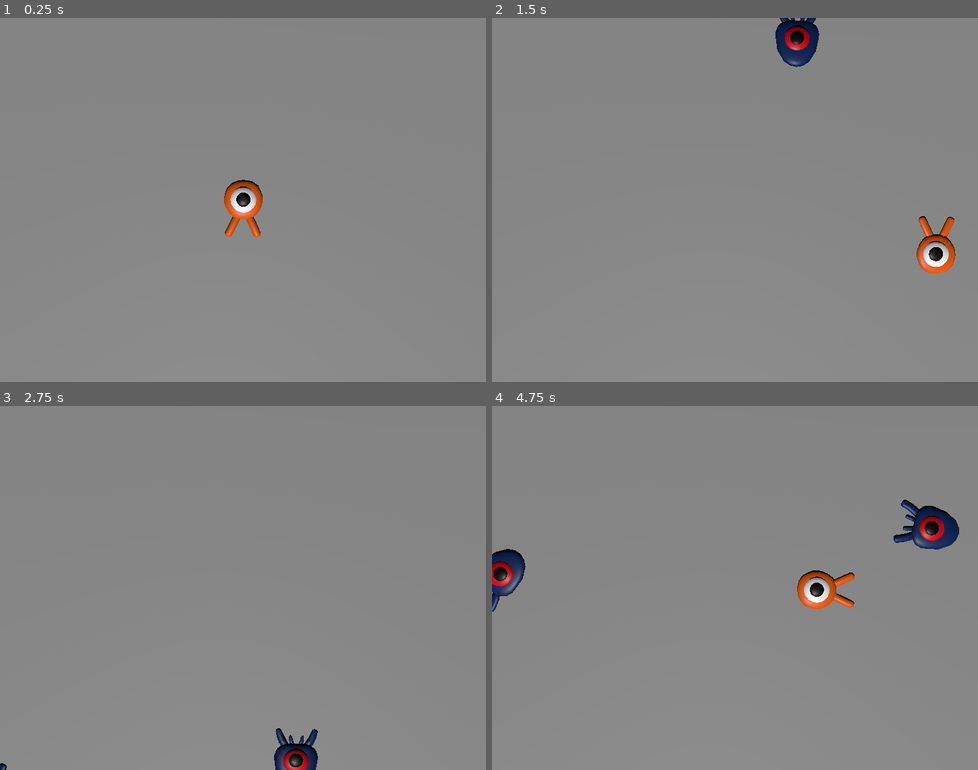
Above: before the commit, frames 1-4 (two rows, left to right).
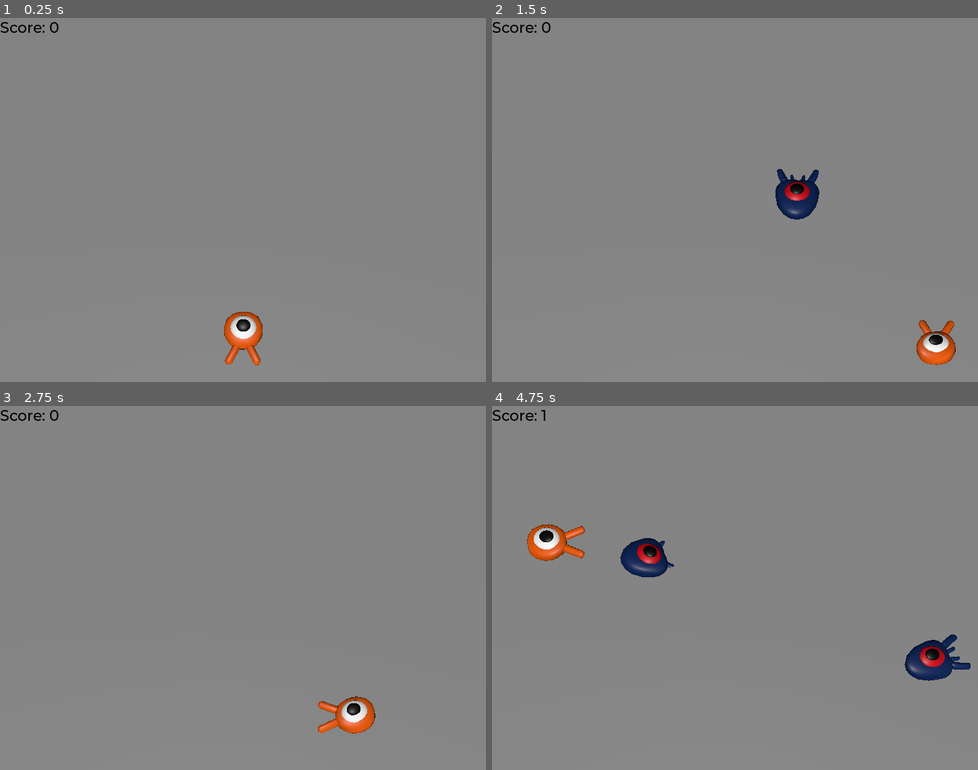
Above: after the commit, the same moments.

Repository: ThomasAstete/juego-3d-godot
Game: Godot game, scene res://Scenes/Main.tscn
The game is run twice, just before and just after one commit, with the same random seed, the same clock (stepped at 60 frames per second) and the same inputs. Before the commit the project has no main scene; this scene is started directly in both runs.
Inputs:
- Up to frame 1 (0.25 s): no input
- Up to frame 2 (1.5 s): tap Enter (ui_accept) at 0.5 s; hold D (move_right) 0.53-1.28 s; hold Enter (ui_accept) 0.53-1.28 s; tap Space (jump) at 0.77, 0.8, 1.07, 1.35 s; hold S (move_back) from 1.28 s (still down)
- Up to frame 3 (2.75 s): tap Space (jump) at 1.52, 1.82, 2.3 s; tap Enter (ui_accept) at 1.55 s; release S (move_back) at 2.03 s; hold D (move_right) from 2.03 s (still down); hold Enter (ui_accept) from 2.03 s (still down)
- Up to frame 4 (4.75 s): release D (move_right) at 2.78 s; release Enter (ui_accept) at 2.78 s; hold W (move_forward) 2.78-3.53 s; tap Enter (ui_accept) at 2.85, 4.35 s; tap Space (jump) at 3.02, 3.32, 3.6, 3.77, 4.07, 4.52 s; hold A (move_left) from 3.53 s (still down)

The runs differ from the first frame. In frame 1, 1.8% of the frame differs, in the area x 0-55%, y 1-96%; in frame 2, 3.5%; in frame 3, 1.7%; in frame 4, 5.5%, in the area x 0-99%, y 1-76%.

Commit message:
Add UI, scoring, and music to main scene
Introduces a user interface with score tracking and retry functionality, connects mob squashing to score updates, and adds background music via autoload. Player and mob scenes now include animation and collision improvements, and main scene logic handles game over and restart.

Diff:
--- a/Scenes/Main.tscn
+++ b/Scenes/Main.tscn
@@ -1,8 +1,10 @@
-[gd_scene load_steps=9 format=3 uid="uid://cwus0mpguw1f"]
+[gd_scene load_steps=12 format=3 uid="uid://cwus0mpguw1f"]
 
 [ext_resource type="Script" uid="uid://babbbnala8wib" path="res://Scripts/main.gd" id="1_kln2b"]
 [ext_resource type="PackedScene" uid="uid://b0axqhpp5uhdq" path="res://Scenes/Player.tscn" id="1_r150o"]
 [ext_resource type="PackedScene" uid="uid://chd0r7wsjew7k" path="res://Scenes/Mob.tscn" id="2_rgh2o"]
+[ext_resource type="FontFile" uid="uid://6bqnxu86fhwi" path="res://Assets/Fonts/Montserrat-Medium.ttf" id="4_pbw6q"]
+[ext_resource type="Script" uid="uid://cli8uot7elupw" path="res://Scripts/score_label.gd" id="5_v1gob"]
 
 [sub_resource type="BoxShape3D" id="BoxShape3D_c1w88"]
 size = Vector3(60, 2, 60)
@@ -23,6 +25,10 @@
 "tilts": PackedFloat32Array(0, 0, 0, 0)
 }
 point_count = 4
+
+[sub_resource type="Theme" id="Theme_kln2b"]
+default_font = ExtResource("4_pbw6q")
+default_font_size = 22
 
 [node name="Main" type="Node3D"]
 script = ExtResource("1_kln2b")
@@ -49,7 +55,7 @@
 transform = Transform3D(1, 0, 0, 0, 0.70710677, 0.70710677, 0, -0.70710677, 0.70710677, 0, 0, 0)
 
 [node name="Camera3D" type="Camera3D" parent="CameraPivot"]
-transform = Transform3D(1, 0, 0, 0, 0.70710677, 0.70710677, 0, -0.70710677, 0.70710677, 0, 10, 10)
+transform = Transform3D(1, 0, 0, 0, 0.96959937, 0.2446982, 0, -0.2446982, 0.96959937, 0, 9.884502, 10.115501)
 projection = 1
 size = 19.0
 
@@ -81,4 +87,46 @@
 wait_time = 0.5
 autostart = true
 
+[node name="UserInterface" type="Control" parent="."]
+layout_mode = 3
+anchors_preset = 15
+anchor_right = 1.0
+anchor_bottom = 1.0
+grow_horizontal = 2
+grow_vertical = 2
+theme = SubResource("Theme_kln2b")
+
+[node name="ScoreLabel" type="Label" parent="UserInterface"]
+layout_mode = 0
+offset_right = 40.0
+offset_bottom = 23.0
+theme_override_colors/font_color = Color(0, 0, 0, 1)
+text = "Score: 0"
+script = ExtResource("5_v1gob")
+
+[node name="Retry" type="ColorRect" parent="UserInterface"]
+layout_mode = 1
+anchors_preset = 15
+anchor_right = 1.0
+anchor_bottom = 1.0
+grow_horizontal = 2
+grow_vertical = 2
+color = Color(0, 0, 0, 1)
+
+[node name="Label" type="Label" parent="UserInterface/Retry"]
+layout_mode = 1
+anchors_preset = 8
+anchor_left = 0.5
+anchor_top = 0.5
+anchor_right = 0.5
+anchor_bottom = 0.5
+offset_left = -169.0
+offset_top = -14.0
+offset_right = 169.0
+offset_bottom = 14.0
+grow_horizontal = 2
+grow_vertical = 2
+text = "Presiona Enter para reintentar"
+
+[connection signal="hit" from="Player" to="." method="_on_player_hit"]
 [connection signal="timeout" from="MobTimer" to="." method="_on_mob_timer_timeout"]
--- a/Scenes/Mob.tscn
+++ b/Scenes/Mob.tscn
@@ -1,10 +1,44 @@
-[gd_scene load_steps=4 format=3 uid="uid://chd0r7wsjew7k"]
+[gd_scene load_steps=6 format=3 uid="uid://chd0r7wsjew7k"]
 
 [ext_resource type="Script" uid="uid://bg606f8jfk48x" path="res://Scripts/mob.gd" id="1_u8nqw"]
 [ext_resource type="PackedScene" uid="uid://dxjcyb07h2ix3" path="res://Assets/models/mob.glb" id="2_b44se"]
 
 [sub_resource type="BoxShape3D" id="BoxShape3D_ypr7k"]
 size = Vector3(2, 0.9, 2)
+
+[sub_resource type="Animation" id="Animation_hl1v2"]
+resource_name = "float"
+length = 1.2
+loop_mode = 1
+tracks/0/type = "value"
+tracks/0/imported = false
+tracks/0/enabled = true
+tracks/0/path = NodePath("Pivot/Character:position")
+tracks/0/interp = 1
+tracks/0/loop_wrap = true
+tracks/0/keys = {
+"times": PackedFloat32Array(0.3, 0.7, 1.2),
+"transitions": PackedFloat32Array(0.4204483, 2.0705302, 1),
+"update": 0,
+"values": [Vector3(0, 0, 0), Vector3(0, 0.65, 0), Vector3(0, 0.35, 0)]
+}
+tracks/1/type = "value"
+tracks/1/imported = false
+tracks/1/enabled = true
+tracks/1/path = NodePath("Pivot/Character:rotation")
+tracks/1/interp = 1
+tracks/1/loop_wrap = true
+tracks/1/keys = {
+"times": PackedFloat32Array(0.1, 0.5, 1.2),
+"transitions": PackedFloat32Array(0.4204483, 0.4352752, 1),
+"update": 0,
+"values": [Vector3(0, 0, 0), Vector3(0.13962634, 0, 0), Vector3(-0.15707964, 0, 0)]
+}
+
+[sub_resource type="AnimationLibrary" id="AnimationLibrary_e2krv"]
+_data = {
+&"float": SubResource("Animation_hl1v2")
+}
 
 [node name="Mob" type="CharacterBody3D" groups=["mob"]]
 collision_layer = 2
@@ -22,4 +56,9 @@
 [node name="VisibleOnScreenNotifier3D" type="VisibleOnScreenNotifier3D" parent="."]
 aabb = AABB(-1.25, -0.25, -1.35, 2.5, 1.2, 3.3)
 
+[node name="AnimationPlayer" type="AnimationPlayer" parent="."]
+libraries = {
+&"": SubResource("AnimationLibrary_e2krv")
+}
+
 [connection signal="screen_exited" from="VisibleOnScreenNotifier3D" to="." method="_on_visible_on_screen_notifier_3d_screen_exited"]
--- /dev/null
+++ b/Scenes/Music_player.tscn
@@ -0,0 +1,7 @@
+[gd_scene load_steps=2 format=3 uid="uid://drh5vyimjuixn"]
+
+[ext_resource type="AudioStream" uid="uid://laqstftc2svj" path="res://Assets/music/House In a Forest Loop.ogg" id="1_ia3ud"]
+
+[node name="MusicPlayer" type="AudioStreamPlayer"]
+stream = ExtResource("1_ia3ud")
+autoplay = true
--- a/Scenes/Player.tscn
+++ b/Scenes/Player.tscn
@@ -1,10 +1,76 @@
-[gd_scene load_steps=4 format=3 uid="uid://b0axqhpp5uhdq"]
+[gd_scene load_steps=8 format=3 uid="uid://b0axqhpp5uhdq"]
 
 [ext_resource type="Script" uid="uid://oev8cum3xqdx" path="res://Scripts/player.gd" id="1_kyqiw"]
 [ext_resource type="PackedScene" uid="uid://dwaciq7d46316" path="res://Assets/models/player.glb" id="1_rpqav"]
 
 [sub_resource type="SphereShape3D" id="SphereShape3D_rpqav"]
 radius = 0.8
+
+[sub_resource type="CylinderShape3D" id="CylinderShape3D_kyqiw"]
+height = 0.29166222
+radius = 1.1137695
+
+[sub_resource type="Animation" id="Animation_kyqiw"]
+resource_name = "float"
+length = 1.2
+loop_mode = 1
+tracks/0/type = "value"
+tracks/0/imported = false
+tracks/0/enabled = true
+tracks/0/path = NodePath("Pivot/Character:position")
+tracks/0/interp = 1
+tracks/0/loop_wrap = true
+tracks/0/keys = {
+"times": PackedFloat32Array(0.3, 0.7, 1.2),
+"transitions": PackedFloat32Array(0.4204483, 2.0705302, 1),
+"update": 0,
+"values": [Vector3(0, 0, 0), Vector3(0, 0.65, 0), Vector3(0, 0.35, 0)]
+}
+tracks/1/type = "value"
+tracks/1/imported = false
+tracks/1/enabled = true
+tracks/1/path = NodePath("Pivot/Character:rotation")
+tracks/1/interp = 1
+tracks/1/loop_wrap = true
+tracks/1/keys = {
+"times": PackedFloat32Array(0.1, 0.5, 1.2),
+"transitions": PackedFloat32Array(0.4204483, 0.4352752, 1),
+"update": 0,
+"values": [Vector3(0, 0, 0), Vector3(0.13962634, 0, 0), Vector3(-0.15707964, 0, 0)]
+}
+
+[sub_resource type="Animation" id="Animation_gntrk"]
+length = 0.001
+tracks/0/type = "value"
+tracks/0/imported = false
+tracks/0/enabled = true
+tracks/0/path = NodePath("Pivot/Character:position")
+tracks/0/interp = 1
+tracks/0/loop_wrap = true
+tracks/0/keys = {
+"times": PackedFloat32Array(0),
+"transitions": PackedFloat32Array(1),
+"update": 0,
+"values": [Vector3(0, 0, 0)]
+}
+tracks/1/type = "value"
+tracks/1/imported = false
+tracks/1/enabled = true
+tracks/1/path = NodePath("Pivot/Character:rotation")
+tracks/1/interp = 1
+tracks/1/loop_wrap = true
+tracks/1/keys = {
+"times": PackedFloat32Array(0),
+"transitions": PackedFloat32Array(1),
+"update": 0,
+"values": [Vector3(0, 0, 0)]
+}
+
+[sub_resource type="AnimationLibrary" id="AnimationLibrary_dewec"]
+_data = {
+&"RESET": SubResource("Animation_gntrk"),
+&"float": SubResource("Animation_kyqiw")
+}
 
 [node name="Player" type="CharacterBody3D"]
 collision_mask = 6
@@ -17,4 +83,22 @@
 
 [node name="CollisionShape3D" type="CollisionShape3D" parent="."]
 transform = Transform3D(1, 0, 0, 0, 1, 0, 0, 0, 1, 0, 0.8, 0)
+visible = false
 shape = SubResource("SphereShape3D_rpqav")
+
+[node name="MobDetector" type="Area3D" parent="."]
+collision_layer = 0
+collision_mask = 2
+monitorable = false
+
+[node name="CollisionShape3D" type="CollisionShape3D" parent="MobDetector"]
+transform = Transform3D(1, 0, 0, 0, 1, 0, 0, 0, 1, 0, 0.566514, 0)
+shape = SubResource("CylinderShape3D_kyqiw")
+
+[node name="AnimationPlayer" type="AnimationPlayer" parent="."]
+libraries = {
+&"": SubResource("AnimationLibrary_dewec")
+}
+autoplay = "float"
+
+[connection signal="body_entered" from="MobDetector" to="." method="_on_mob_detector_body_entered"]
--- a/Scripts/main.gd
+++ b/Scripts/main.gd
@@ -11,3 +11,15 @@
 	mob.initialize(mob_spawn_location.position, player_position)
 
 	add_child(mob)
+	mob.squashed.connect($UserInterface/ScoreLabel._on_mob_squashed.bind())
+
+func _on_player_hit() -> void:
+	$MobTimer.stop()
+	$UserInterface/Retry.show()
+
+func _ready():
+	$UserInterface/Retry.hide()
+
+func _unhandled_input(event):
+	if event.is_action_pressed("ui_accept") and $UserInterface/Retry.visible:
+		get_tree().reload_current_scene()
--- a/Scripts/mob.gd
+++ b/Scripts/mob.gd
@@ -1,9 +1,11 @@
 extends CharacterBody3D
-
-signal squashed
 
 @export var min_speed = 10
 @export var max_speed = 18
+
+signal squashed
+func _physics_process(_delta):
+	move_and_slide()
 
 func initialize(start_position, player_position):
 	look_at_from_position(start_position, player_position, Vector3.UP)
@@ -13,9 +15,7 @@
 	velocity = Vector3.FORWARD * random_speed
 	velocity = velocity.rotated(Vector3.UP, rotation.y)
 
-
-func _physics_process(_delta):
-	move_and_slide()
+	$AnimationPlayer.speed_scale = random_speed / min_speed
 
 func _on_visible_on_screen_notifier_3d_screen_exited() -> void:
 	queue_free()
--- a/Scripts/player.gd
+++ b/Scripts/player.gd
@@ -1,4 +1,6 @@
 extends CharacterBody3D
+
+signal hit
 
 @export var speed = 14
 @export var fall_acceleration = 75
@@ -21,6 +23,9 @@
 	if direction != Vector3.ZERO:
 		direction = direction.normalized()
 		$Pivot.basis = Basis.looking_at(direction)
+		$AnimationPlayer.speed_scale = 4
+	else:
+		$AnimationPlayer.speed_scale = 1
 
 	target_velocity.x = direction.x * speed
 	target_velocity.z = direction.z * speed
@@ -46,3 +51,11 @@
 
 	velocity = target_velocity
 	move_and_slide()
+	$Pivot.rotation.x = PI / 6 * velocity.y / jump_impulse
+
+func die():
+	hit.emit()
+	queue_free()
+
+func _on_mob_detector_body_entered(body):
+	die()
--- /dev/null
+++ b/Scripts/score_label.gd
@@ -0,0 +1,7 @@
+extends Label
+
+var score = 0
+
+func _on_mob_squashed():
+	score += 1
+	text = "Score: %s" % score
--- a/project.godot
+++ b/project.godot
@@ -11,8 +11,13 @@
 [application]
 
 config/name="Juego_3d_Godot"
+run/main_scene="uid://cwus0mpguw1f"
 config/features=PackedStringArray("4.5", "Forward Plus")
 config/icon="res://icon.svg"
+
+[autoload]
+
+MusicPlayer="*res://Scenes/Music_player.tscn"
 
 [display]
 
Not shown, added: Scripts/score_label.gd.uid
